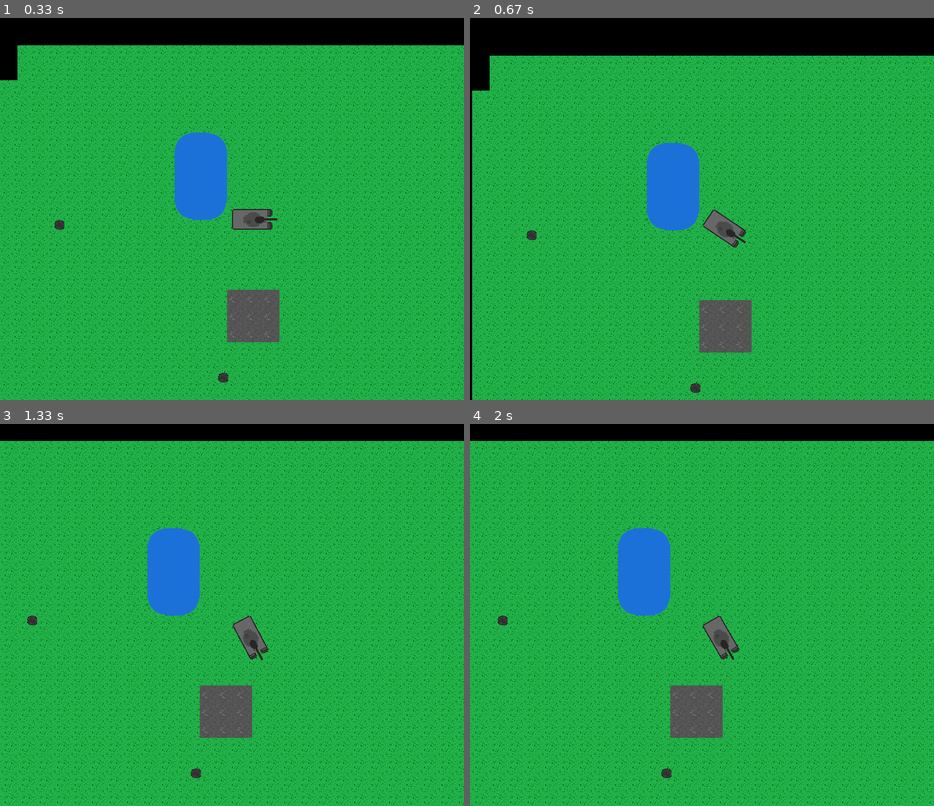
Above: before the commit, frames 1-4 (two rows, left to right).
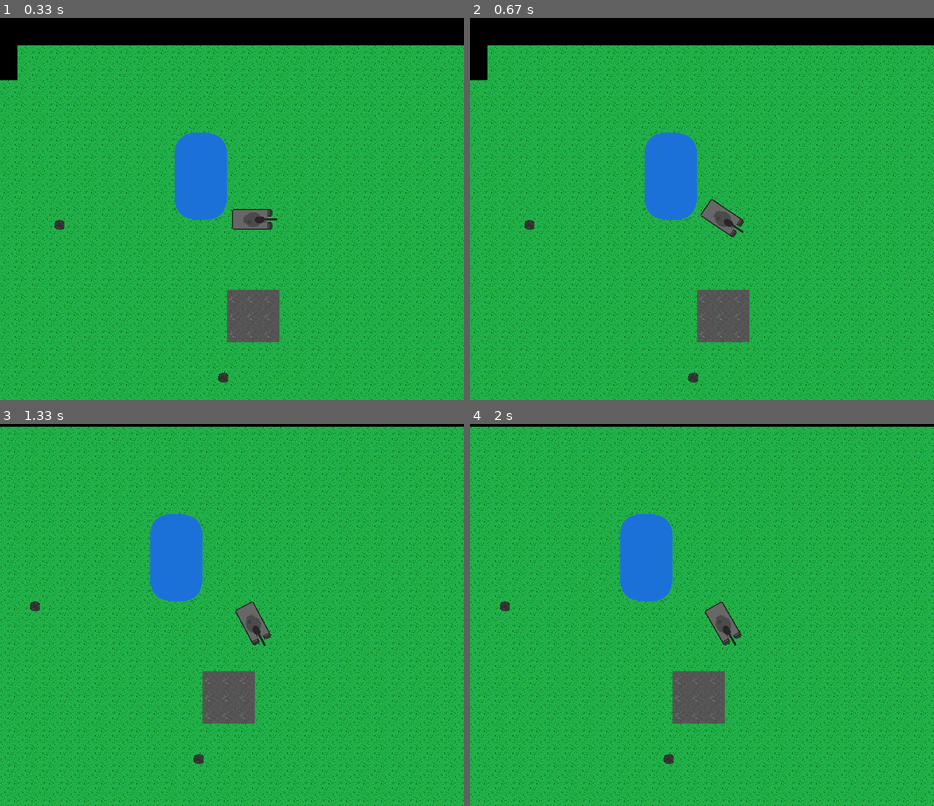
Above: after the commit, the same moments.

Repository: andrew-karppinen/pygame-simple-object
Game: pygame game, started from example.py
The game is run twice, just before and just after one commit, with the same random seed, the same clock (stepped at 60 frames per second) and the same inputs.
Inputs:
- Up to frame 1 (0.33 s): no input
- Up to frame 2 (0.67 s): hold Right from 0.33 s (still down)
- Up to frame 3 (1.33 s): release Right at 0.8 s; hold Up 0.83-1.13 s; hold Right from 1.17 s (still down)
- Up to frame 4 (2 s): release Right at 1.63 s; hold Left from 1.67 s (still down)

Frame 1 is identical in both runs. In frame 2, 19% of the frame differs, in the area x 0-100%, y 7-100%; in frame 3, 21%; in frame 4, 21%, in the area x 0-100%, y 0-100%.

Commit message:
Updated camera trackin system.

Diff:
--- a/pygamesimpleobject/draw.py
+++ b/pygamesimpleobject/draw.py
@@ -1,5 +1,5 @@
 import pygame
-from copy import  deepcopy
+from copy import deepcopy
 
 def DrawObjects(surface, objects:list, tracked_object:object=None):
 
@@ -37,21 +37,21 @@
         #draw objects
         for i in (list1):
             rect_copy = deepcopy(i.rect_)
-            rect_copy[0] -= tracked_object.position_x_ - screen_sixe_x // 2
-            rect_copy[1] -= tracked_object.position_y_ - screen_sixe_y // 2
+            rect_copy[0] -= tracked_object.camera_x_ - screen_sixe_x // 2
+            rect_copy[1] -= tracked_object.camera_y_ - screen_sixe_y // 2
 
             surface.blit(i.image_,rect_copy) #draw object
 
         for i in (list2):
             rect_copy = deepcopy(i.rect_)
-            rect_copy[0] -= tracked_object.position_x_ - screen_sixe_x // 2
-            rect_copy[1] -= tracked_object.position_y_ - screen_sixe_y // 2
+            rect_copy[0] -= tracked_object.camera_x_ - screen_sixe_x // 2
+            rect_copy[1] -= tracked_object.camera_y_ - screen_sixe_y // 2
 
             surface.blit(i.image_,rect_copy) #draw object
 
         for i in (list3):
             rect_copy = deepcopy(i.rect_)
-            rect_copy[0] -= tracked_object.position_x_ - screen_sixe_x // 2
-            rect_copy[1] -= tracked_object.position_y_ - screen_sixe_y // 2
+            rect_copy[0] -= tracked_object.camera_x_ - screen_sixe_x // 2
+            rect_copy[1] -= tracked_object.camera_y_ - screen_sixe_y // 2
 
             surface.blit(i.image_, rect_copy) #draw object
--- a/pygamesimpleobject/object_class.py
+++ b/pygamesimpleobject/object_class.py
@@ -43,6 +43,9 @@
         self.UpdateRect() #update pygame rect object
         self.angle_ = 0
 
+        self.camera_x_ = position_x
+        self.camera_y_ = position_y
+
         #Variables that are not visible here:
         #self.object_size_x_
         #self.object_size_y_
@@ -126,9 +129,12 @@
     def PlaceObject(self,x,y)->None:
         #sets object new position
 
-
         self.position_x_ = x
         self.position_y_ = y
+
+        self.camera_x_ = x
+        self.camera_y_ = y
+
         self.UpdateRect()
 
 
@@ -147,15 +153,20 @@
         for i in range(abs(distance)):
             if distance > 0:
                 self.position_x_ += 1
+                self.camera_x_ += 1
             else:
                 self.position_x_ += -1
-
+                self.camera_x_ += -1
             # Todo update this
             if self.__Collision(): #if collision
                 if distance > 0:
                     self.position_x_ += -1 #cancel move
+                    self.camera_x_ += -1
+
                 else:
                     self.position_x_ += 1 #cancel move
+                    self.camera_x_ += +1
+
                 return
         self.UpdateRect()
 
@@ -166,8 +177,10 @@
 
             if distance > 0:
                 self.position_y_ += 1
+                self.camera_y_ += 1
             else:
                 self.position_y_ += -1
+                self.camera_y_ += -1
 
 
             #Todo update this
@@ -175,10 +188,14 @@
 
                 if distance > 0:
                     self.position_y_ += -1 #cancel move
-
+                    self.camera_y_ += -1
                 else:
                     self.position_y_ += 1 #cancel move
+                    self.camera_y_ += 1
                 return
+
+
+
         self.UpdateRect()
 
 
